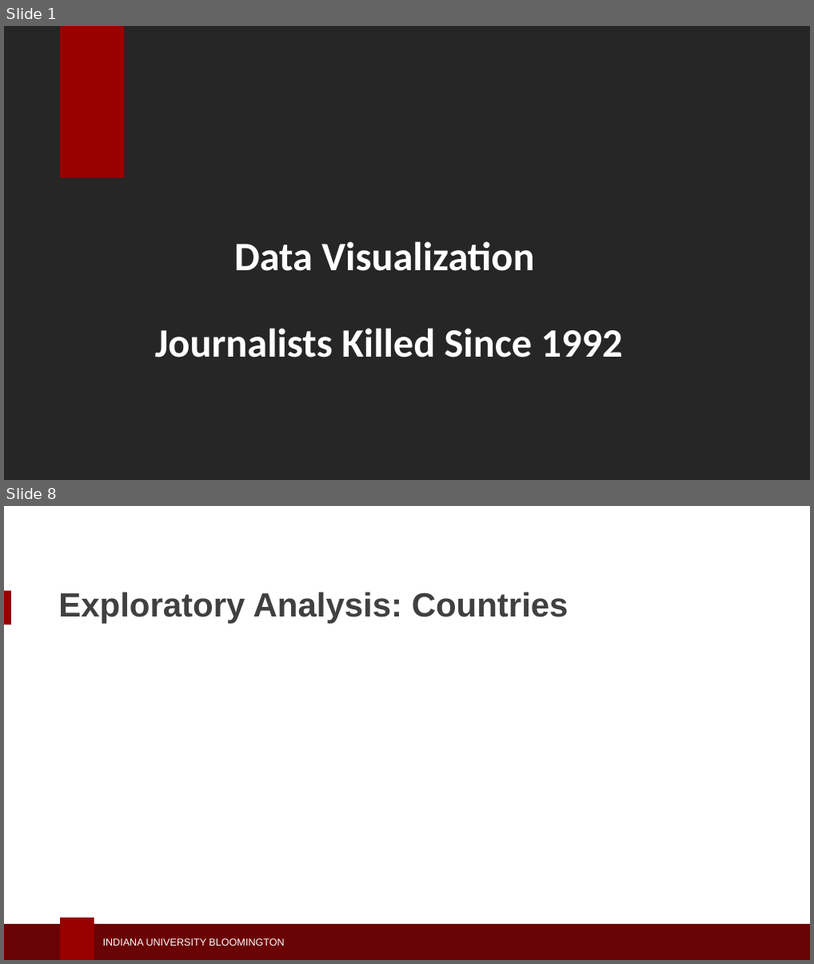
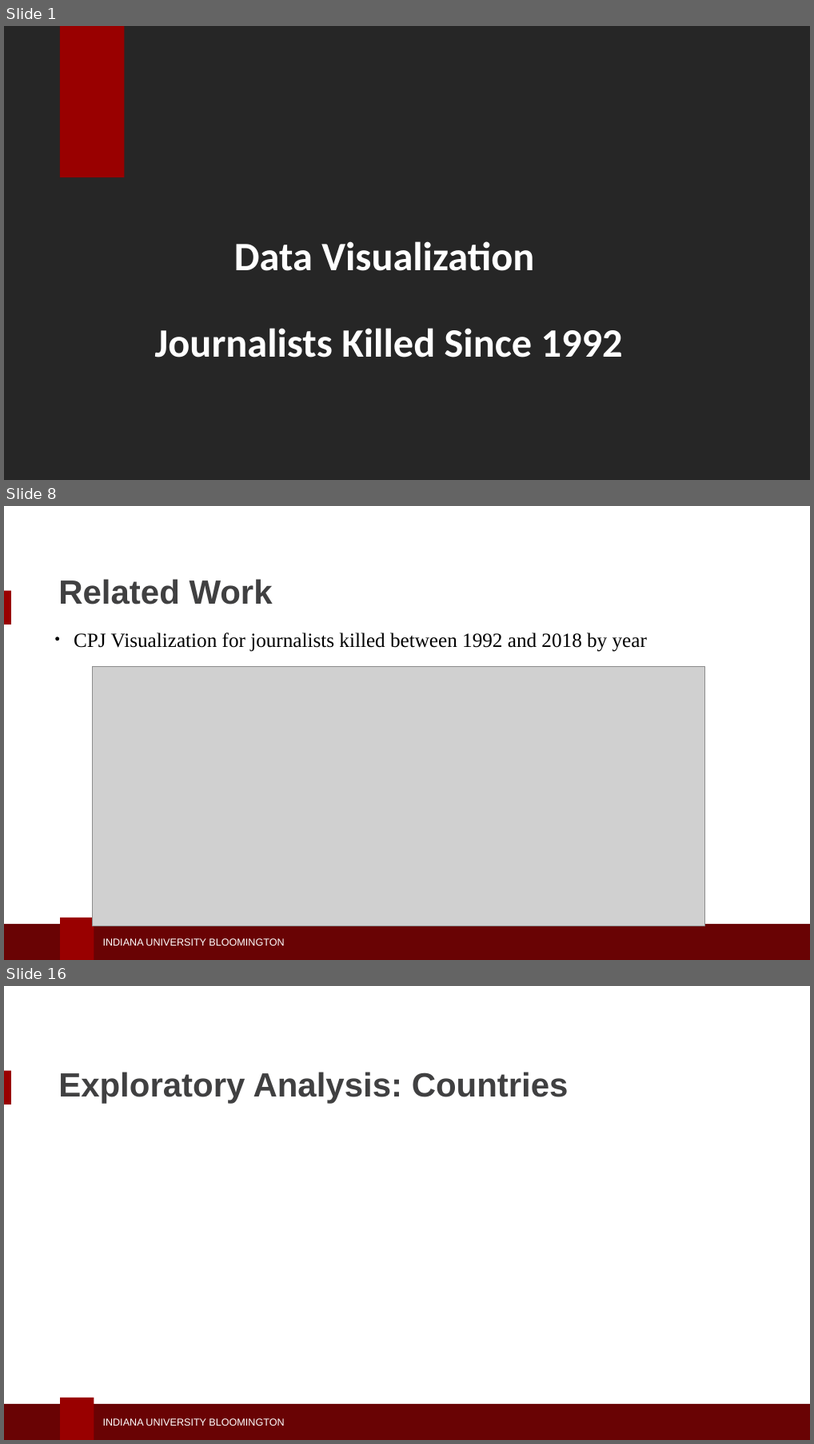
Before and after one commit to seashiva94/data_viz_project, a slide deck: dviz_ppt.pptx. Shown one above the other, each under a label of ours: slides 1 and 8 before the commit, slides 1, 8 and 16 after it; the slides between them are not shown. The pictures are 814x964 and 814x1444 pixels, drawn with LibreOffice and Linux fonts; fonts in the diff are those of the drawing; grey boxes stand for pictures; background and template pictures are left out. Boxes give left, top, right and bottom in pixels: in the first picture for what was removed or moved away, otherwise in the second. Text is boxed around its words. In the diff, an @@ line names an element or a change of style, - is before the commit and + after.

```diff
--- a/dviz_ppt.pptx
+++ b/dviz_ppt.pptx
@@ slide 8 added at <box>4,506,810,960</box>, background #FFFFFF; not listed: 4 template elements that a slide beside it also shows @@
@@ text added at <box>58,579,273,604</box>, 30 pt, text #404041, bold @@
+Related Work
@@ text added at <box>74,632,647,652</box>, 18 pt, text #000000 @@
+● CPJ Visualization for journalists killed between 1992 and 2018 by year
@@ picture added at <box>93,667,706,925</box> @@
@@ what was slide 8 is now slide 16 @@
```
Also in this commit, not shown: 1 slide changed, 13 other slides added, 5 slides removed, 2 other files.
